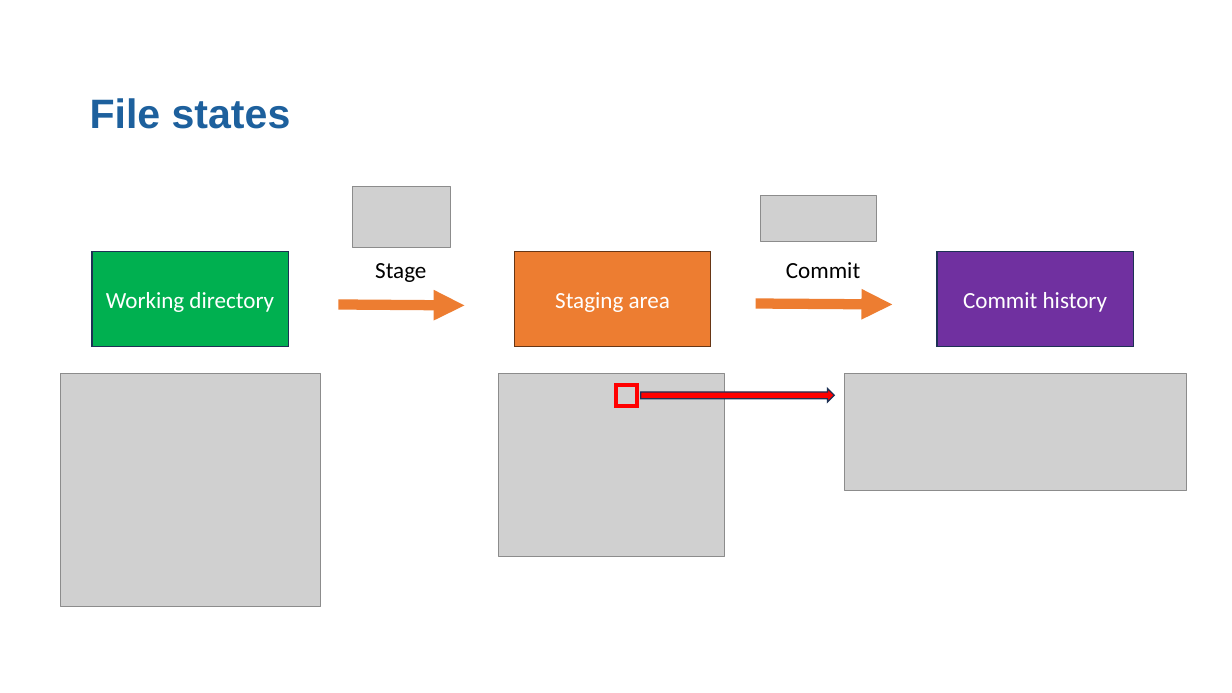
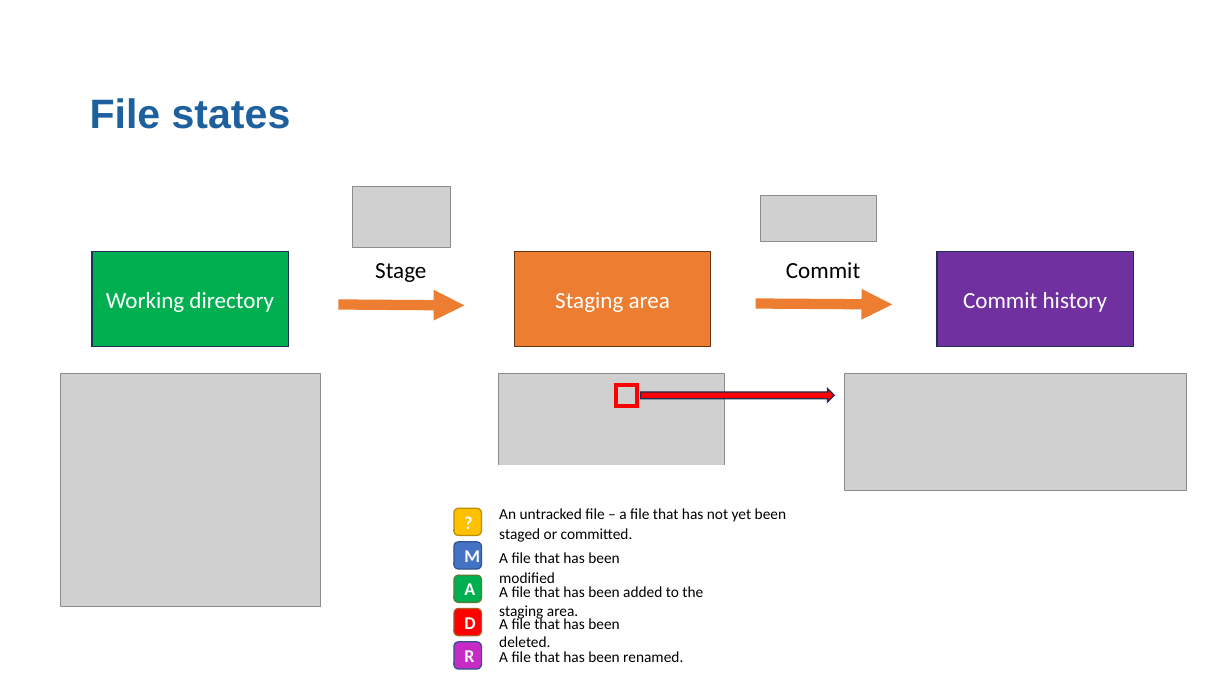
Before and after one commit to moj-analytical-services/intro_to_github_training, a slide deck: slide 5 of GitGitHub slides.pptx. Drawn at 1232x693 pixels with LibreOffice and Linux fonts; fonts in the diff are those of the drawing; grey boxes stand for pictures. Boxes give left, top, right and bottom in pixels: in the first picture for what was removed or moved away, otherwise in the second. Text is boxed around its words. In the diff, an @@ line names an element or a change of style, - is before the commit and + after.

Commit message:
Add icons for staging area

```diff
--- a/GitGitHub slides.pptx
+++ b/GitGitHub slides.pptx
@@ rectangle added at (481,465,738,572), fill #FFFFFF @@
@@ group added at (454,508,786,669): 5 rounded rectangles, 5 texts @@
+?
+M
+A
+D
+R
+An untracked file – a file that has not yet been
+staged or committed.
+A file that has been modified
+A file that has been added to the staging area.
+A file that has been deleted.
+A file that has been renamed.
```
